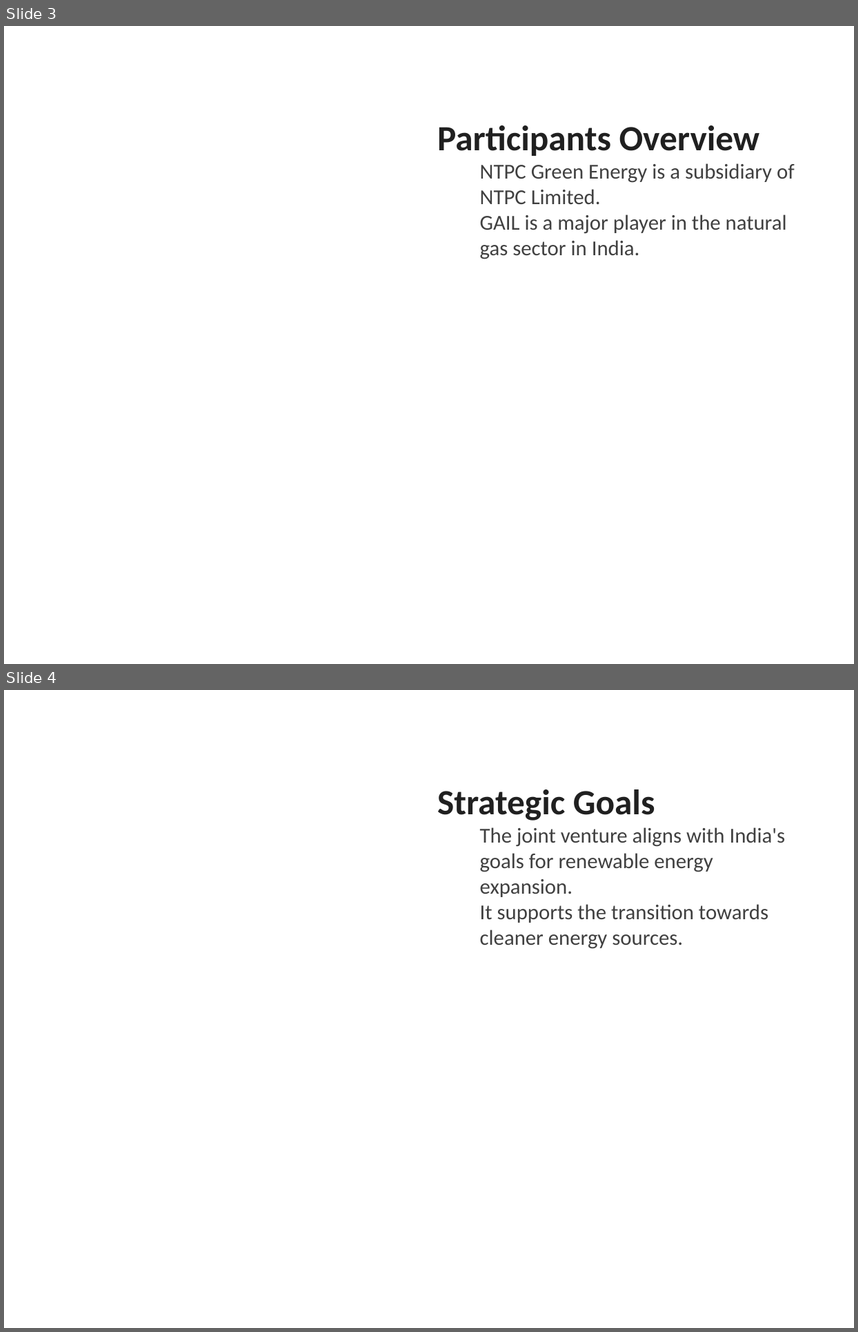
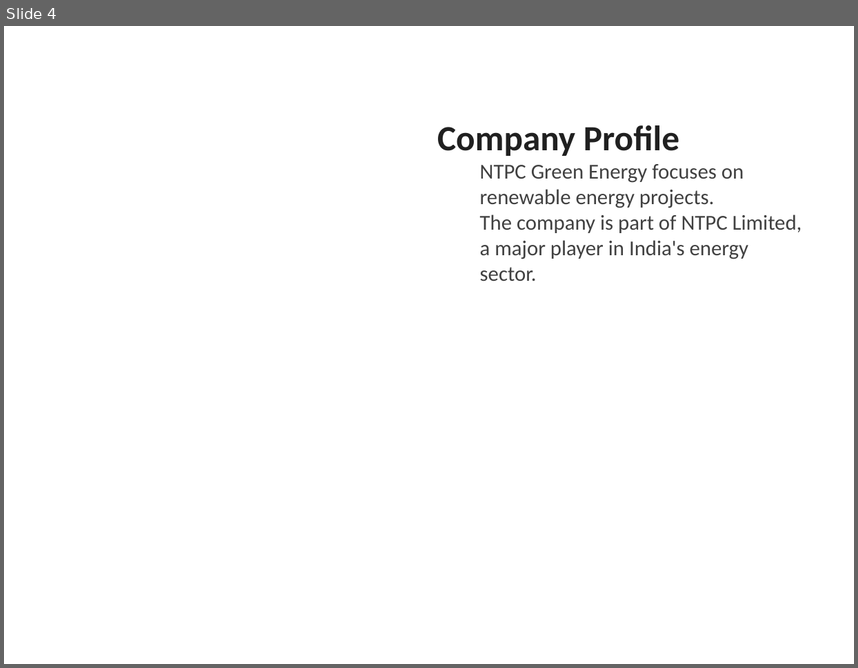
Before and after one commit to gauravsiemens1988/Linkedin-AI-Agent_Personal, a slide deck: drafts/linkedin_carousel.pptx. Shown one above the other, each under a label of ours: slides 3 and 4 before the commit, slide 4 after it. The pictures are 858x1332 and 858x668 pixels, drawn with LibreOffice and Linux fonts; fonts in the diff are those of the drawing. Boxes give left, top, right and bottom in pixels: in the first picture for what was removed or moved away, otherwise in the second. Text is boxed around its words. In the diff, an @@ line names an element or a change of style, - is before the commit and + after.

```diff
--- a/drafts/linkedin_carousel.pptx
+++ b/drafts/linkedin_carousel.pptx
@@ slide 4 removed at <box>4,690,854,1328</box>, background #FFFFFF @@
@@ text removed at <box>437,789,786,949</box> @@
-Strategic Goals
-  The joint venture aligns with India's goals for renewable energy expansion.
-  It supports the transition towards cleaner energy sources.
@@ what was slide 3 is now slide 4 @@
@@ slide 4 changed as well @@
@@ text at <box>437,125,802,281</box>: text changed @@
-Participants Overview
-  NTPC Green Energy is a subsidiary of NTPC Limited.
-  GAIL is a major player in the natural gas sector in India.
+Company Profile
+  NTPC Green Energy focuses on renewable energy projects.
+  The company is part of NTPC Limited, a major player in India's energy sector.
```
Also in this commit, not shown: 1 other slide changed, 4 slides added, 3 other slides removed, 7 other files.
